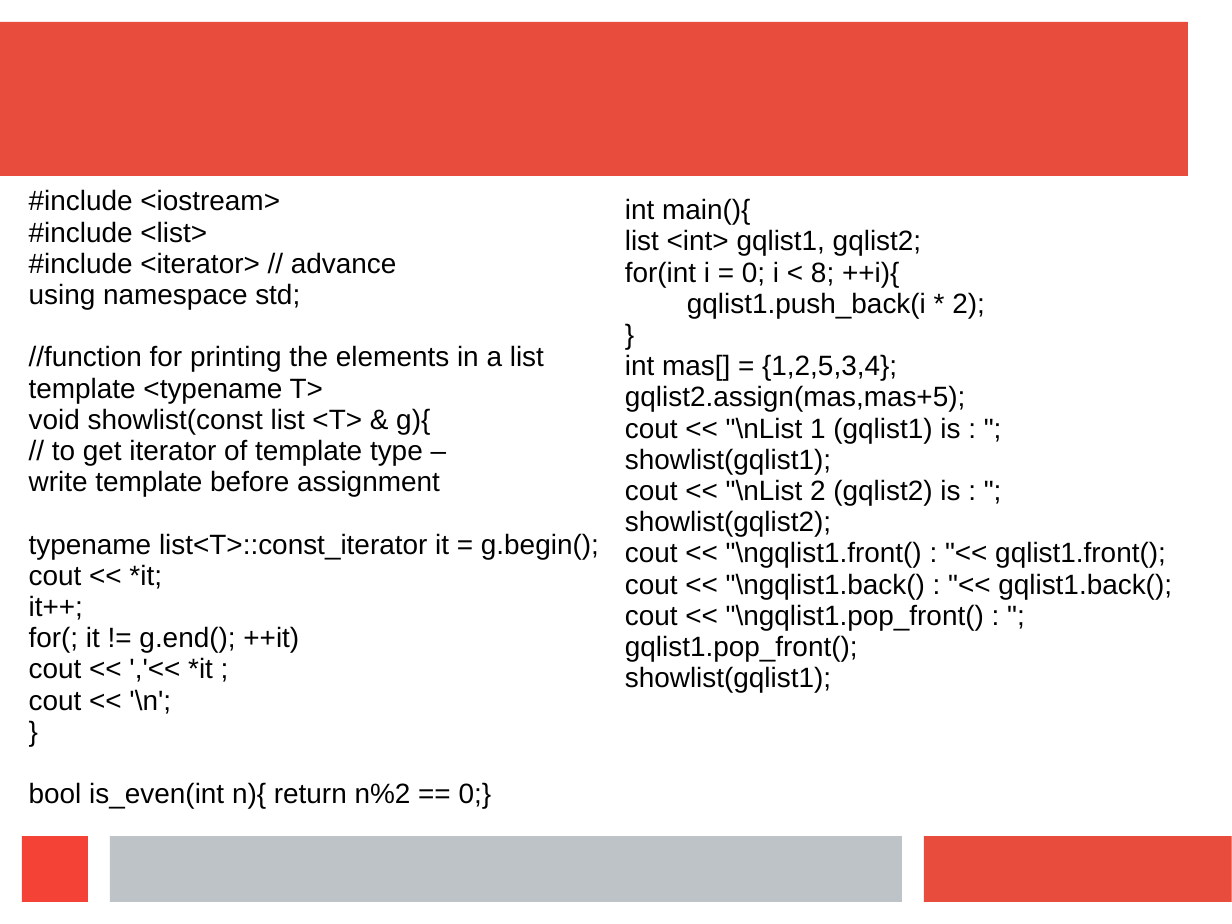
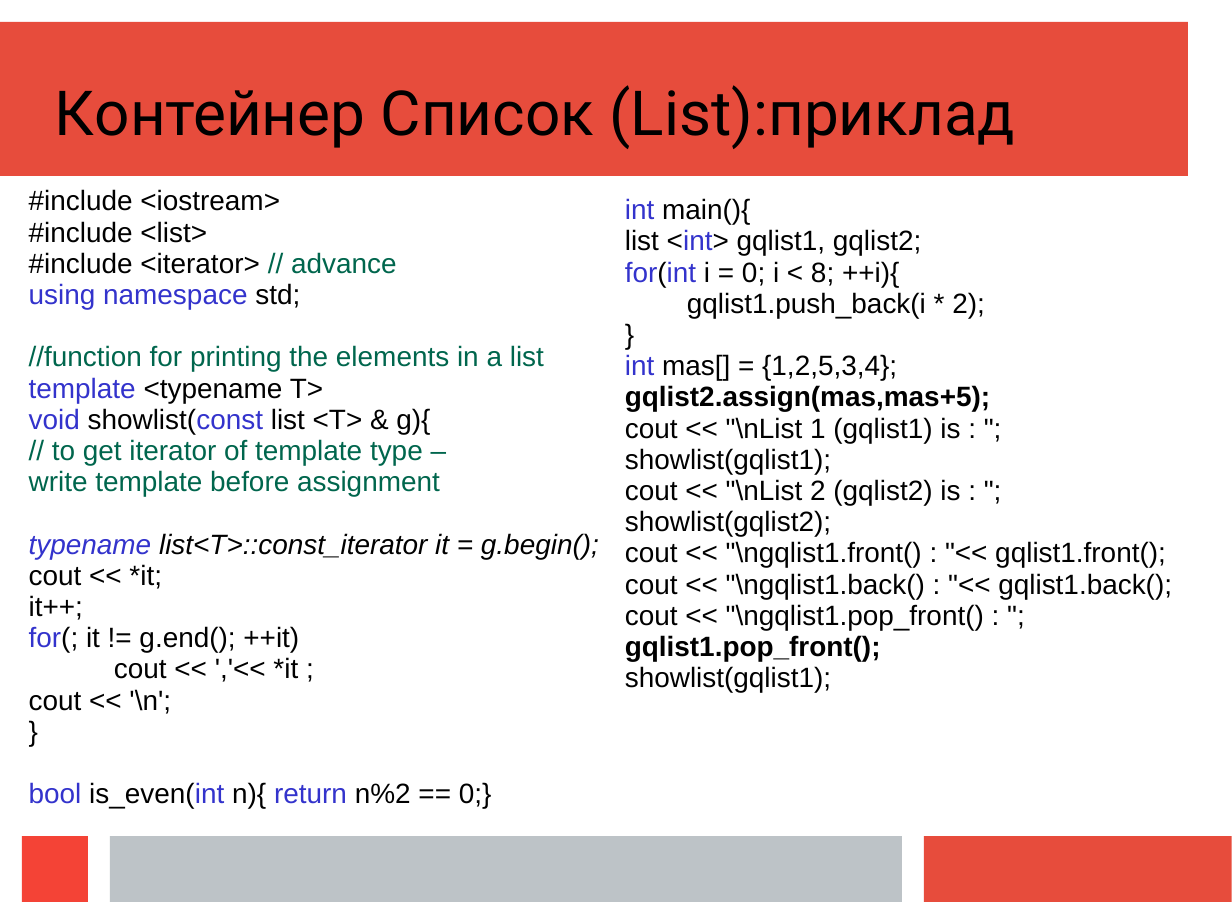
Before and after one commit to mecchmatProjects/CppCourse, a slide deck: slide 22 of Lect12_2/CppUkrTutor12_2.ppt (slide 24 before the commit). Drawn at 1232x924 pixels with LibreOffice and Linux fonts; fonts in the diff are those of the drawing. Boxes give left, top, right and bottom in pixels: in the first picture for what was removed or moved away, otherwise in the second. Text is boxed around its words. In the diff, an @@ line names an element or a change of style, - is before the commit and + after.

```diff
--- a/Lect12_2/CppUkrTutor12_2.ppt
+++ b/Lect12_2/CppUkrTutor12_2.ppt
@@ text added at (x1=55, y1=85, x2=1015, y2=149), 40 pt, text #000000 @@
+Контейнер Список (List):приклад
@@ text at (x1=625, y1=198, x2=990, y2=661): text colour #000000 to #3333CC in "int", "<int>", "for(int", "int"; bold on in "gqlist2.assign(mas,mas+5);", "gqlist1.pop_front();" @@
@@ text at (x1=29, y1=252, x2=599, y2=808): text colour #000000 to #00664D in "// advance", "//function for printing the elements in a ...", "// to get iterator of template type ...", "write template before assignment"; text colour #000000 to #3333CC in "using namespace", "template", "void showlist(const", "typename" and 2 more places; italic on in "typename list<T>::const_iterator it = g.begin();" @@
```
Also in this commit, not shown: 6 other slides changed, 10 slides added, 3 slides removed, 3 other files.
